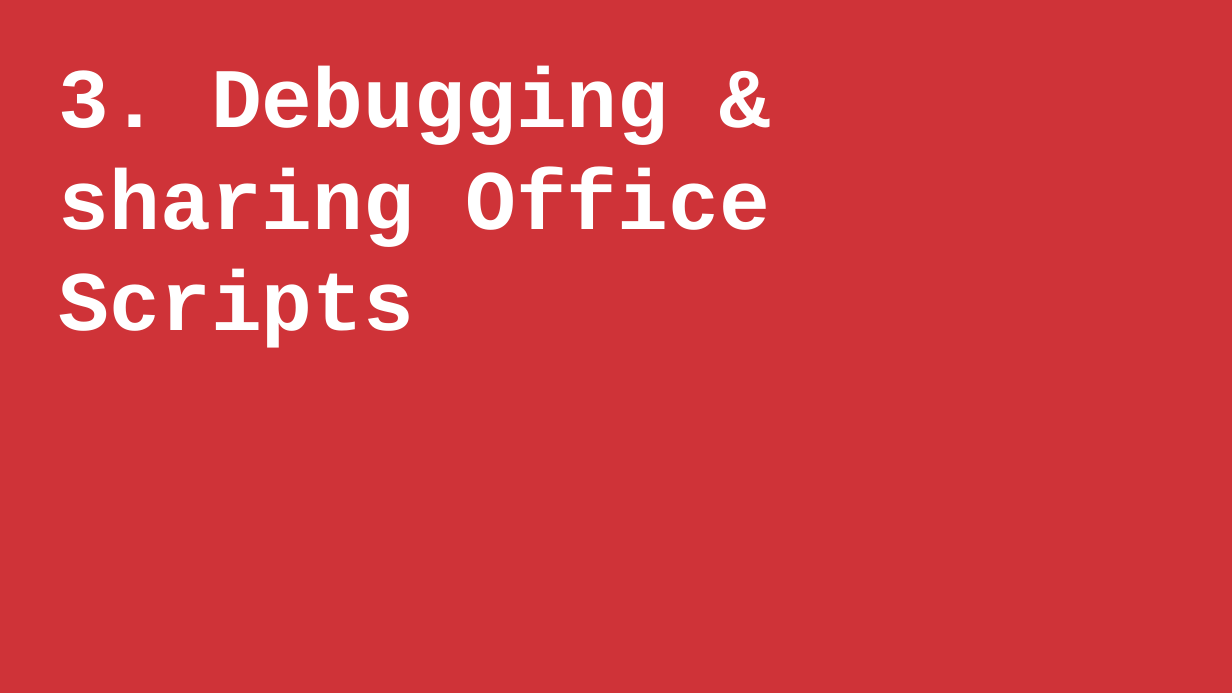
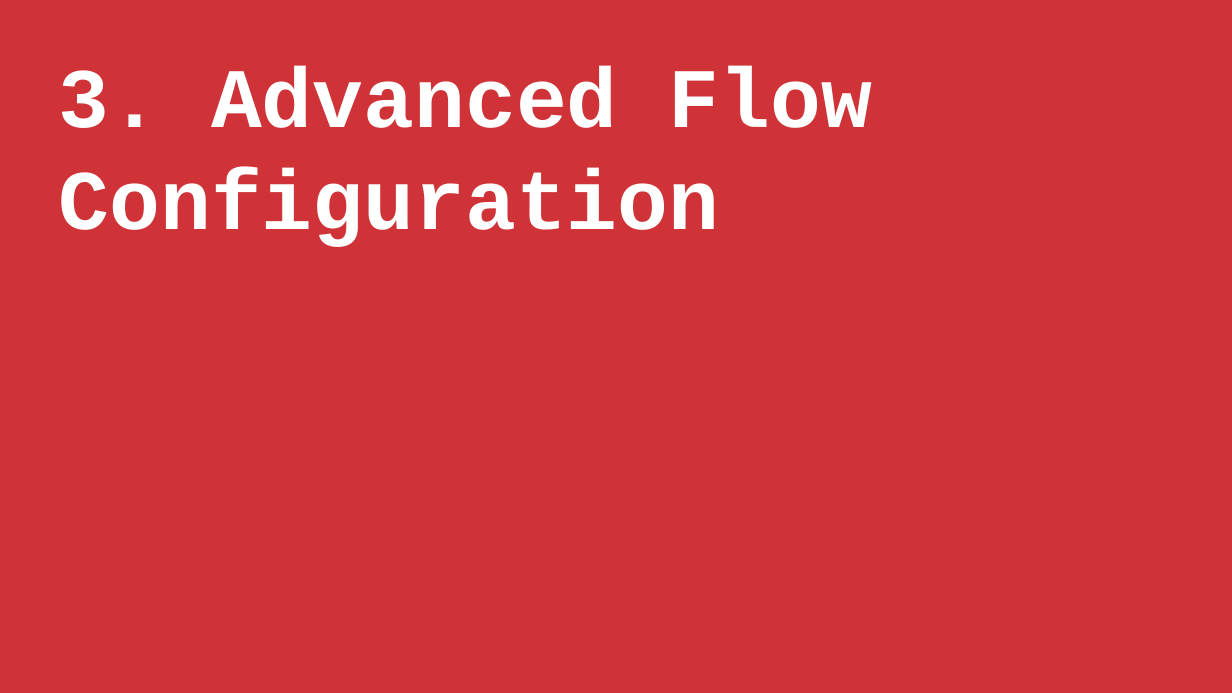
Before and after one commit to stringfestdata/power-automate-for-excel-masterclass, a slide deck: slide 17 of power-automate-for-excel-masterclass.pptx. Drawn at 1232x693 pixels with LibreOffice and Linux fonts; fonts in the diff are those of the drawing. Boxes give left, top, right and bottom in pixels: in the first picture for what was removed or moved away, otherwise in the second. Text is boxed around its words. In the diff, an @@ line names an element or a change of style, - is before the commit and + after.

```diff
--- a/power-automate-for-excel-masterclass.pptx
+++ b/power-automate-for-excel-masterclass.pptx
@@ text at (59, 66, 872, 247): text changed @@
-3. Debugging & sharing Office Scripts
+3. Advanced Flow Configuration
```
Also in this commit, not shown: 6 other slides changed, 3 slides added, 8 slides removed, 7 other files.
